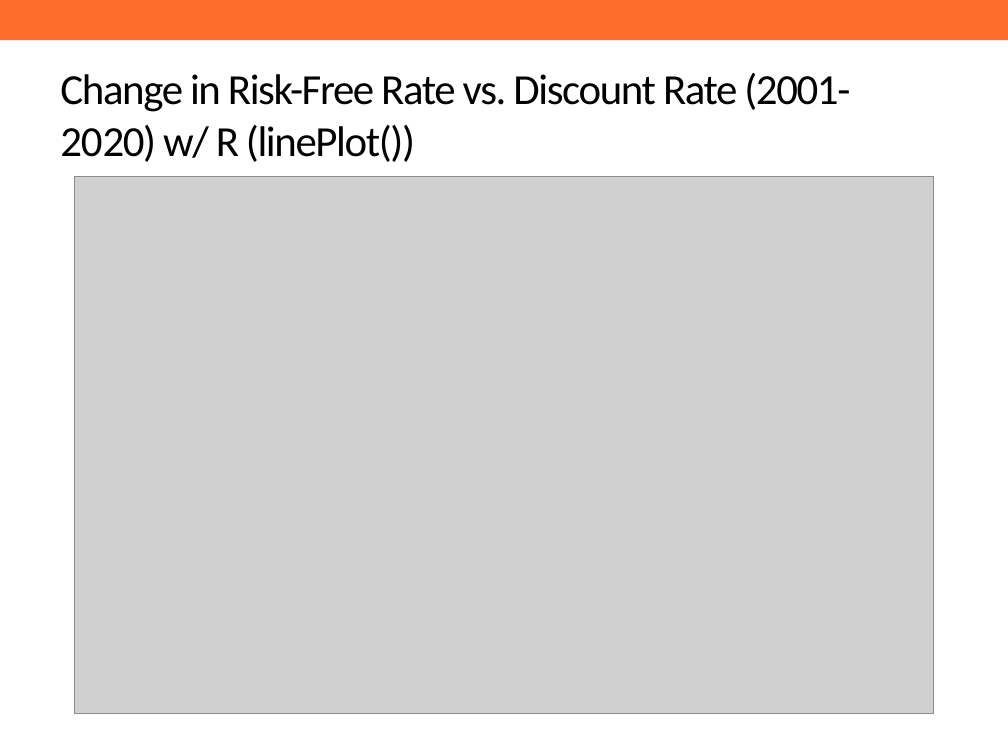
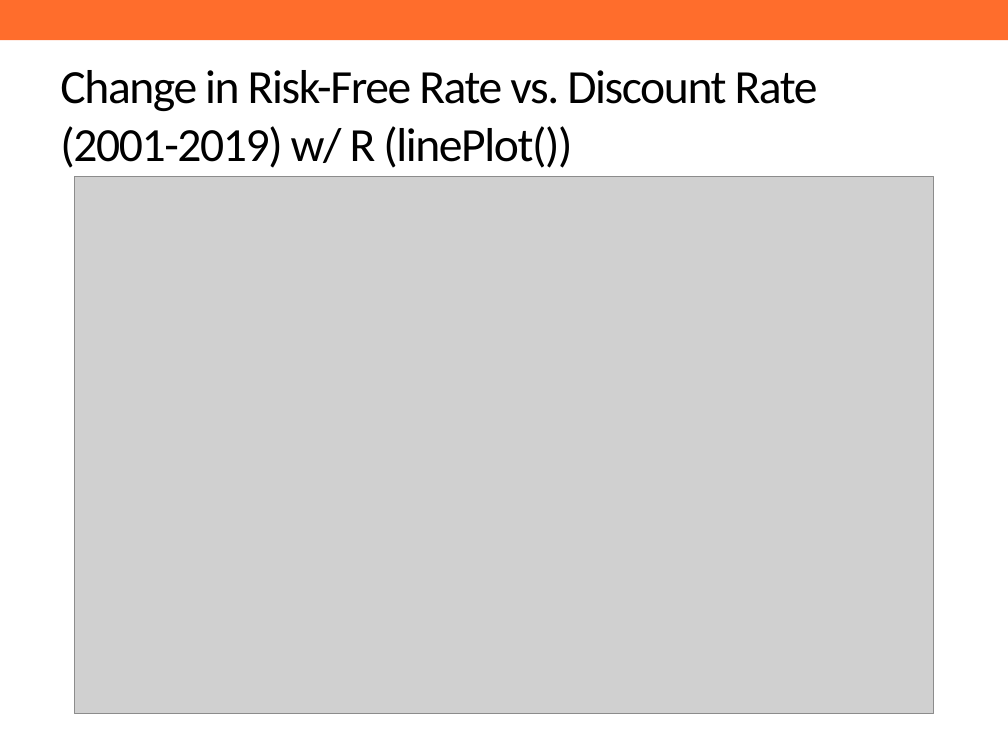
Before and after one commit to ReasonFoundation/GraphicsR, a slide deck: slide 9 of DeckUpdate/SamplePPT.pptx (slide 8 before the commit). Drawn at 1008x756 pixels with LibreOffice and Linux fonts; fonts in the diff are those of the drawing; grey boxes stand for pictures; background and template pictures are left out. Boxes give left, top, right and bottom in pixels: in the first picture for what was removed or moved away, otherwise in the second. Text is boxed around its words. In the diff, an @@ line names an element or a change of style, - is before the commit and + after.

```diff
--- a/DeckUpdate/SamplePPT.pptx
+++ b/DeckUpdate/SamplePPT.pptx
@@ title at (60, 70, 818, 168): text changed; size 30.6 to 34 pt @@
-Change in Risk-Free Rate vs. Discount Rate (2001-2020) w/ R (linePlot())
+Change in Risk-Free Rate vs. Discount Rate (2001-2019) w/ R (linePlot())
```
Also in this commit, not shown: 2 other slides changed, 1 slide added, 2 other files.
